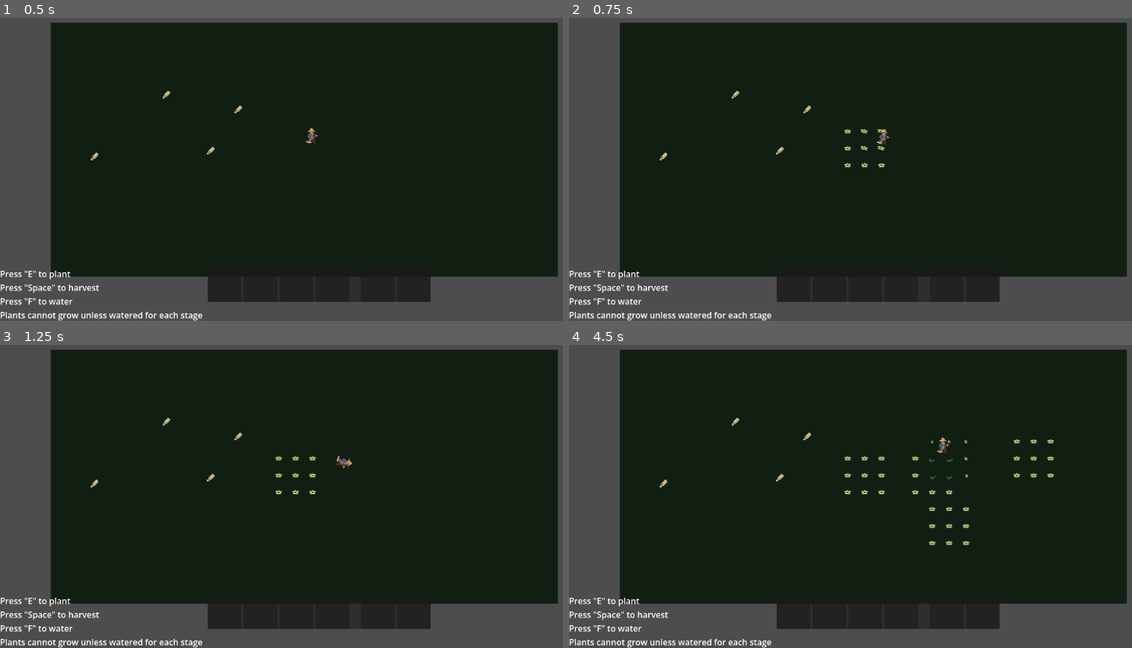
Above: before the commit, frames 1-4 (two rows, left to right).
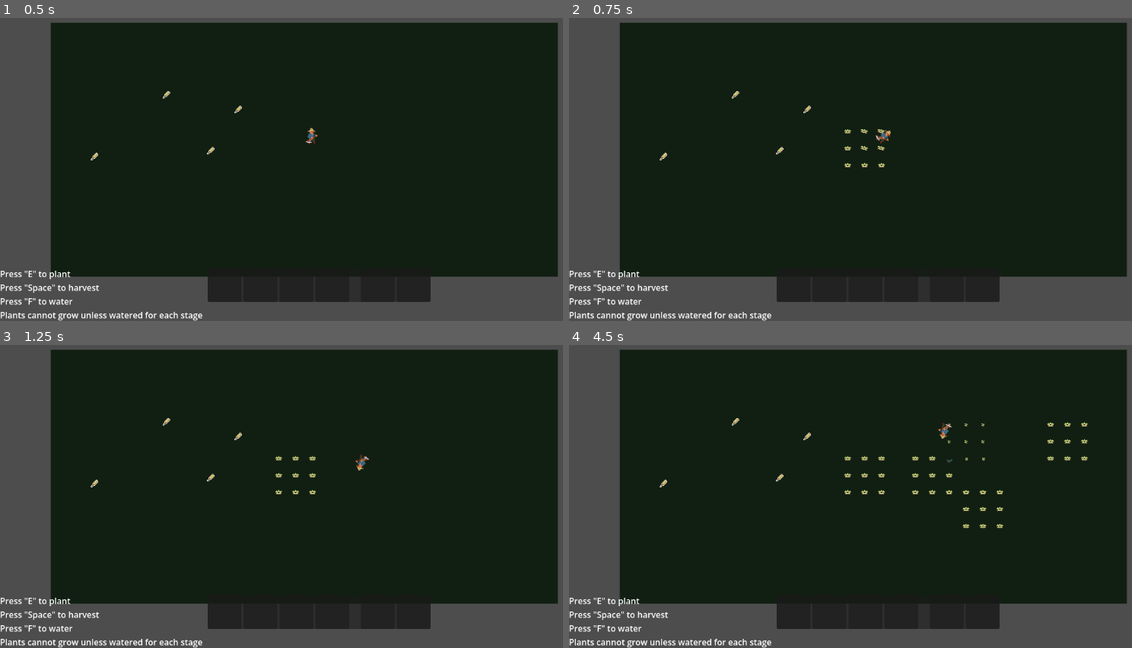
Above: after the commit, the same moments.

Repository: scumpiest/juniper-jam
Game: Godot game, scene res://scenes/main.tscn
Same seed, same stepped clock (60 frames per second), same inputs: the game is played once before the commit and once after it.
Inputs (mouse positions are in pixels of both pictures, inside the frame that each line leads up to):
- Up to frame 1 (0.5 s): no input
- Up to frame 2 (0.75 s): tap E (plant_seeds) at 0.5 s; move the mouse to (1008, 133) at 0.52 s; hold D (move_right) from 0.53 s (still down); hold Shift (spin) from 0.53 s (still down); click (1008, 133) at 0.67 s
- Up to frame 3 (1.25 s): keep holding D (move_right); keep holding Shift (spin)
- Up to frame 4 (4.5 s): tap E (plant_seeds) at 1.25, 2, 3.5, 4.25 s; move the mouse to (749, 493) at 1.27 s; release D (move_right) at 1.28 s; release Shift (spin) at 1.28 s; hold S (move_down) 1.28-2.03 s; tap Space (harvest) at 1.35 s; tap Shift (spin) at 1.55, 2.3, 3.05, 3.8, 4.35 s; move the mouse to (934, 402) at 2.02 s; hold D (move_right) 2.03-2.78 s; hold E (plant_seeds) 2.03-2.78 s; move the mouse to (844, 544) at 2.77 s; hold W (move_up) 2.78-3.53 s; tap 1 (slot_1) at 2.85 s; click (844, 544) at 2.92 s; move the mouse to (1053, 526) at 3.52 s; hold 2 (slot_2) 3.53-4.28 s; hold A (move_left) from 3.53 s (still down); move the mouse to (692, 426) at 4.27 s

Frame 1 is identical in both runs. In frame 2, less than 0.1% of the frame differs, in the area x 54-58%, y 36-42%; in frame 3, 0.1%; in frame 4, 0.6%, in the area x 63-93%, y 25-67%.

Commit message:
feat: change spinning mechanics

Diff:
--- a/scenes/Player/player.tscn
+++ b/scenes/Player/player.tscn
@@ -62,14 +62,61 @@
 [sub_resource type="RectangleShape2D" id="RectangleShape2D_bhunq"]
 size = Vector2(32, 32)
 
+[sub_resource type="Animation" id="Animation_spin_reset"]
+length = 0.001
+tracks/0/type = "value"
+tracks/0/imported = false
+tracks/0/enabled = true
+tracks/0/path = NodePath("Visual:rotation_degrees")
+tracks/0/interp = 1
+tracks/0/loop_wrap = true
+tracks/0/keys = {
+"times": PackedFloat32Array(0),
+"transitions": PackedFloat32Array(1),
+"update": 0,
+"values": [0.0]
+}
+
+[sub_resource type="Animation" id="Animation_spin"]
+resource_name = "spin"
+length = 1.2
+tracks/0/type = "value"
+tracks/0/imported = false
+tracks/0/enabled = true
+tracks/0/path = NodePath("Visual:rotation_degrees")
+tracks/0/interp = 1
+tracks/0/loop_wrap = true
+tracks/0/keys = {
+"times": PackedFloat32Array(0, 1.2),
+"transitions": PackedFloat32Array(1, 1),
+"update": 0,
+"values": [0.0, 360.0]
+}
+
+[sub_resource type="AnimationLibrary" id="AnimationLibrary_player"]
+_data = {
+&"RESET": SubResource("Animation_spin_reset"),
+&"spin": SubResource("Animation_spin")
+}
+
 [node name="Player" type="CharacterBody2D" unique_id=2141744375]
 process_mode = 3
 collision_mask = 2
 script = ExtResource("1_g2els")
 
-[node name="TileMapLayer" type="TileMapLayer" parent="." unique_id=930348045]
+[node name="Visual" type="Node2D" parent="." unique_id=930348044]
+position = Vector2(16, 16)
+
+[node name="TileMapLayer" type="TileMapLayer" parent="Visual" unique_id=930348045]
+position = Vector2(-16, -16)
 tile_map_data = PackedByteArray(0, 0, 0, 0, 0, 0, 0, 0, 1, 0, 5, 0, 0, 0)
 tile_set = SubResource("TileSet_bhunq")
+
+[node name="AnimationPlayer" type="AnimationPlayer" parent="." unique_id=930348046]
+libraries = {
+&"": SubResource("AnimationLibrary_player")
+}
+autoplay = &"RESET"
 
 [node name="CollisionShape2D" type="CollisionShape2D" parent="." unique_id=2021919886]
 position = Vector2(16, 16)
@@ -138,9 +185,8 @@
 script = ExtResource("9_wwtew")
 metadata/_custom_type_script = "uid://chcj7idnd6bgj"
 
-[node name="SpinningState" type="Node" parent="StateMachine" unique_id=82780980 node_paths=PackedStringArray("player")]
+[node name="SpinningState" type="Node" parent="StateMachine" unique_id=82780980 node_paths=PackedStringArray("player", "animation_player")]
 script = ExtResource("10_uxo23")
 player = NodePath("../..")
-spin_duration = 20.0
-spin_cooldown_time = 0.0
+animation_player = NodePath("../../AnimationPlayer")
 metadata/_custom_type_script = "uid://x1gmejvrbamt"
--- a/scenes/States/IdleState.gd
+++ b/scenes/States/IdleState.gd
@@ -35,4 +35,5 @@
 		if event.is_action_pressed("plant_seeds"):
 			transitioned.emit(self, "PlantingState")
 		if event.is_action_pressed("spin"):
+			print("spinning pressed", player.get_can_move())
 			transitioned.emit(self, "SpinningState")
--- a/scenes/States/SpinningState.gd
+++ b/scenes/States/SpinningState.gd
@@ -1,68 +1,52 @@
 extends State
 
 class_name SpinningState
+
 @export var player: CharacterBody2D
-@export var spin_acceleration: float = 400.0
-@export var max_spin_speed: float = 1000.0
+@export var animation_player: AnimationPlayer
+@export var spin_duration: float = 1.2
 @export var spin_speed_multiplier: float = 1.5
-@export var spin_duration: float = 1.2
 @export var spin_cooldown_time: float = 2.0
-@export var rotation_reset_speed: float = 720.0
 @export var movement_acceleration: float = 400.0
 @export var movement_deceleration: float = 600.0
 
-var _spin_speed: float = 0.0
+var _is_spinning: bool = false
 var _spin_time_left: float = 0.0
-var _is_spinning: bool = false
-var _is_resetting_rotation: bool = false
 var _cooldown_until_msec: int = 0
 
 
-func enter():
-	print(self.name)
+func enter() -> void:
 	if not player or not player.get_can_move():
 		transitioned.emit(self, "IdleState")
 		return
 
 	if _is_on_cooldown():
-		print("Spin blocked — %.1fs cooldown remaining" % _get_cooldown_remaining_sec())
 		_transition_to_movement_state()
 		return
 
 	_is_spinning = true
-	_is_resetting_rotation = false
-	_spin_speed = 0.0
 	_spin_time_left = spin_duration
 
+	if animation_player and animation_player.has_animation(&"spin"):
+		var anim_length := animation_player.get_animation(&"spin").length
+		animation_player.speed_scale = anim_length / spin_duration if spin_duration > 0.0 else 1.0
+		animation_player.play(&"spin")
 
-func physics_update(delta: float):
-	if not player:
+
+func update(delta: float) -> void:
+	if not _is_spinning:
 		return
 
-	if _is_resetting_rotation:
-		_update_rotation_reset(delta)
-		player.move_and_slide()
-		return
-
-	if _is_spinning:
-		_update_spin(delta)
-		player.move_and_slide()
-		return
-
-	var direction := Input.get_vector("move_left", "move_right", "move_up", "move_down")
-	player.velocity = direction * player.speed
-
-	player.move_and_slide()
+	_spin_time_left -= delta
+	if _spin_time_left <= 0.0:
+		_is_spinning = false
+		_end_spin()
+		_transition_to_movement_state()
 
 
-func _update_spin(delta: float) -> void:
-	_spin_time_left -= delta
-	if _spin_time_left <= 0.0:
-		_end_spin()
+func physics_update(delta: float) -> void:
+	if not player or not _is_spinning:
 		return
-
-	_spin_speed = min(_spin_speed + spin_acceleration * delta, max_spin_speed)
-	player.rotation_degrees += _spin_speed * delta
 
 	var direction := Input.get_vector("move_left", "move_right", "move_up", "move_down")
 	if direction != Vector2.ZERO:
@@ -71,44 +55,21 @@
 	else:
 		player.velocity = player.velocity.move_toward(Vector2.ZERO, movement_deceleration * delta)
 
-
-func _update_rotation_reset(delta: float) -> void:
-	var step := rotation_reset_speed * delta
-	if absf(player.rotation_degrees) <= step:
-		player.rotation_degrees = 0.0
-		_is_resetting_rotation = false
-		_transition_to_movement_state()
-		return
-
-	player.rotation_degrees = move_toward(player.rotation_degrees, 0.0, step)
-	player.velocity = player.velocity.move_toward(Vector2.ZERO, movement_deceleration * delta)
+	player.move_and_slide()
 
 
 func _end_spin() -> void:
 	_is_spinning = false
-	_spin_speed = 0.0
+	_spin_time_left = 0.0
+	if animation_player:
+		animation_player.speed_scale = 1.0
+		if animation_player.has_animation(&"RESET"):
+			animation_player.play(&"RESET")
 	_cooldown_until_msec = Time.get_ticks_msec() + int(spin_cooldown_time * 1000.0)
-	print("Spin cooldown started — %.1fs" % spin_cooldown_time)
-	_start_rotation_reset()
 
 
 func _is_on_cooldown() -> bool:
 	return Time.get_ticks_msec() < _cooldown_until_msec
-
-
-func _get_cooldown_remaining_sec() -> float:
-	if not _is_on_cooldown():
-		return 0.0
-	return float(_cooldown_until_msec - Time.get_ticks_msec()) / 1000.0
-
-
-func _start_rotation_reset() -> void:
-	if absf(player.rotation_degrees) < 0.5:
-		player.rotation_degrees = 0.0
-		_transition_to_movement_state()
-		return
-
-	_is_resetting_rotation = true
 
 
 func _transition_to_movement_state() -> void:
@@ -117,11 +78,3 @@
 		transitioned.emit(self, "IdleState")
 	else:
 		transitioned.emit(self, "MovingState")
-
-
-func _input(event: InputEvent) -> void:
-	if not player or not player.get_can_move():
-		return
-
-	if event.is_action_released("spin") and _is_spinning:
-		_end_spin()
--- a/scenes/States/state_machine.gd
+++ b/scenes/States/state_machine.gd
@@ -35,6 +35,5 @@
 	if current_state:
 		current_state.exit()
 
+	current_state = new_state
 	new_state.enter()
-
-	current_state = new_state
